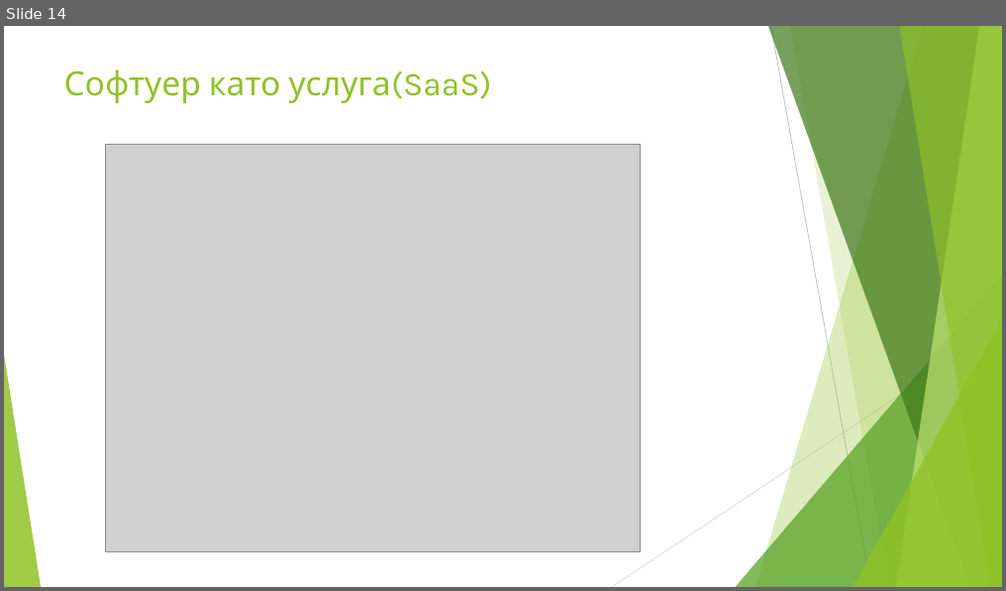
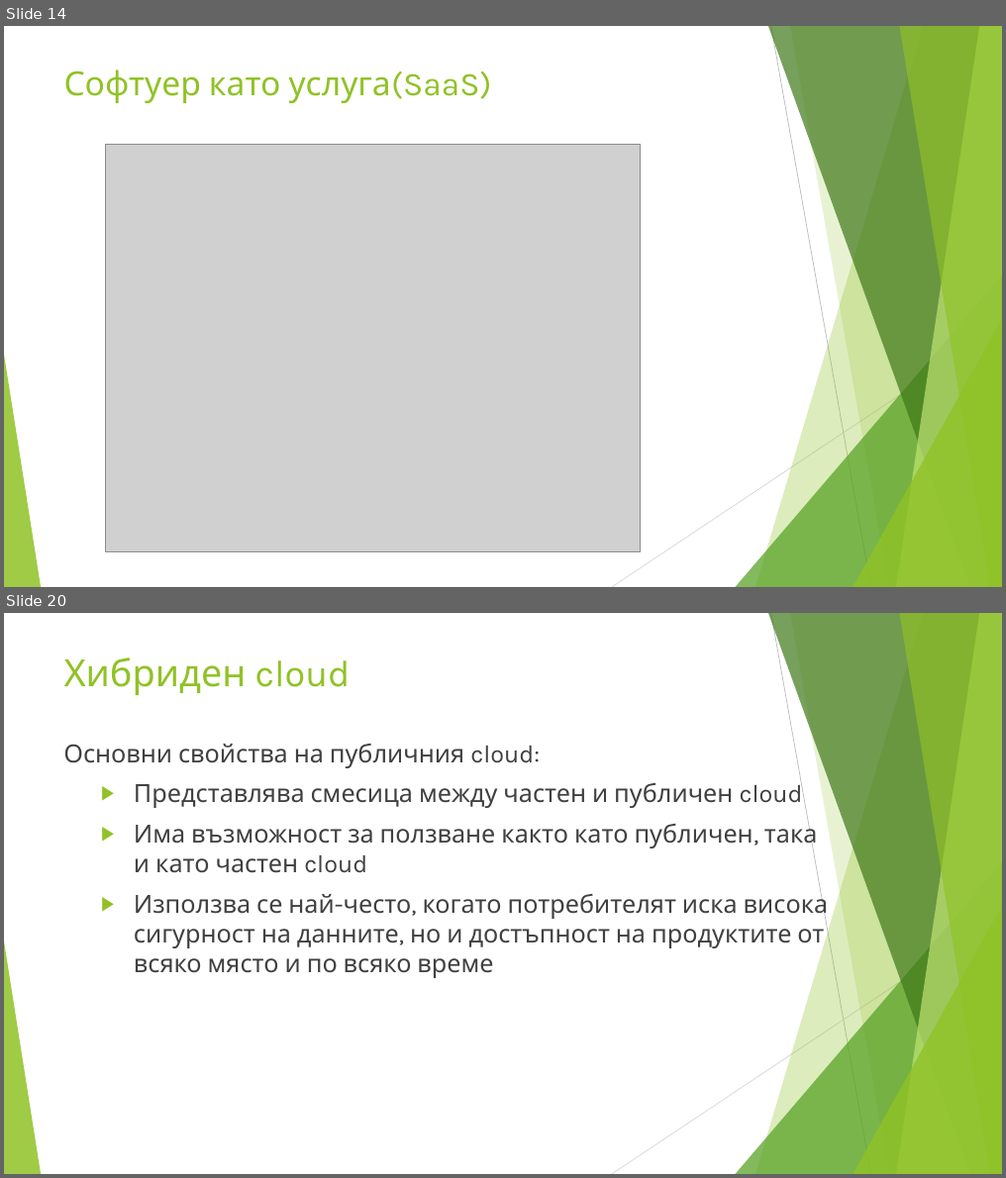
Before and after one commit to enchobelezirev/CloudComputing, a slide deck: CLOUD COMPUTING.pptx. Shown one above the other, each under a label of ours: slide 14 before the commit, slides 14 and 20 after it; the slides between them are not shown. The pictures are 1006x591 and 1006x1178 pixels, drawn with LibreOffice and Linux fonts; fonts in the diff are those of the drawing; grey boxes stand for pictures. Boxes give left, top, right and bottom in pixels: in the first picture for what was removed or moved away, otherwise in the second. Text is boxed around its words. In the diff, an @@ line names an element or a change of style, - is before the commit and + after.

```diff
--- a/CLOUD COMPUTING.pptx
+++ b/CLOUD COMPUTING.pptx
@@ slide 20 added at (x1=4, y1=613, x2=1002, y2=1174), background #FFFFFF; not listed: 10 template elements that a slide beside it also shows @@
@@ text added at (x1=64, y1=658, x2=350, y2=695), 36 pt, text #90C226 @@
+Хибриден cloud
@@ text added at (x1=63, y1=744, x2=829, y2=978), 24 pt, text #404040 @@
+Основни свойства на публичния cloud:
+  ▶ Представлява смесица между частен и публичен cloud
+  ▶ Има възможност за ползване както като публичен, така и като частен cloud
+  ▶ Използва се най-често, когато потребителят иска висока сигурност на данните, но и достъпност на продуктите от всяко място и по всяко време
```
Also in this commit, not shown: 7 other slides added, 1 other file.
